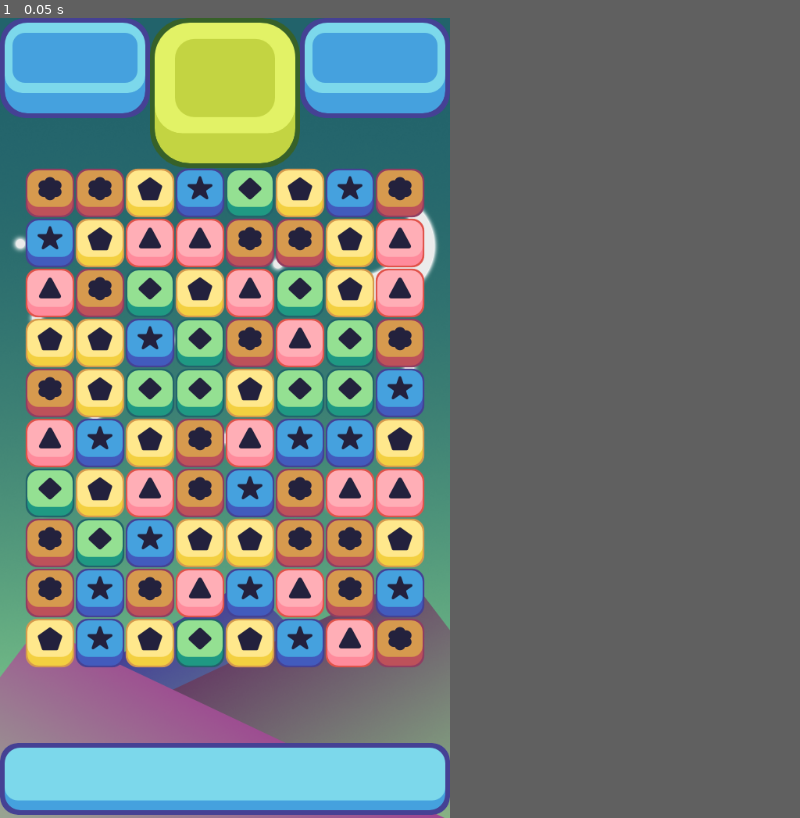
Above: before the commit, frame 1.
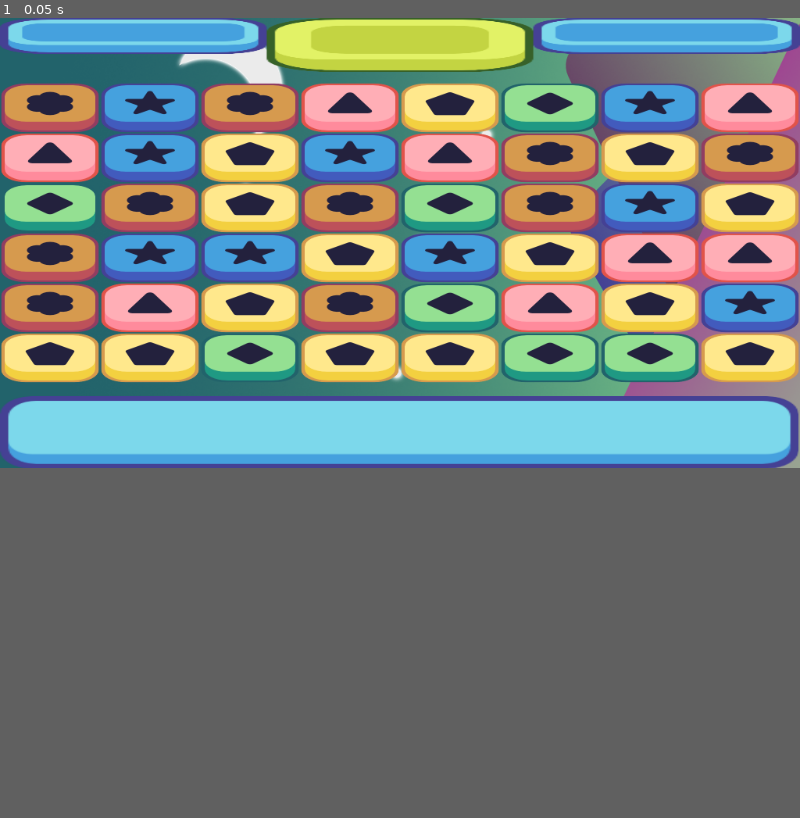
Above: after the commit, the same moment.

Repository: koljapluemer/beword-d
Game: Godot game, scene res://scenes/game_window.tscn
The game is run twice, just before and just after one commit, with the same random seed, the same clock (stepped at 60 frames per second) and the same inputs.
Inputs:
- Up to frame 1 (0.05 s): no input
In our replay, the window is 450x800 before the commit and 800x450 after it. These sizes can differ from the game's own. Grey fills any space a smaller window leaves; there, only what the larger window draws over its background counts as a difference.

The runs differ from the first frame. In frame 1, 72% of the frame differs, in the area x 0-100%, y 0-100%.

Commit message:
make wide cells

Diff:
--- a/project.godot
+++ b/project.godot
@@ -17,8 +17,8 @@
 
 [display]
 
-window/size/viewport_width=576
-window/size/viewport_height=1024
+window/size/viewport_width=1024
+window/size/viewport_height=576
 window/stretch/aspect="keep_width"
 
 [dotnet]
--- a/scenes/game_window.tscn
+++ b/scenes/game_window.tscn
@@ -8,30 +8,39 @@
 [node name="game_window" type="Node2D"]
 
 [node name="bg" type="TextureRect" parent="."]
-offset_right = 40.0
-offset_bottom = 40.0
+offset_top = 576.0
+offset_right = 576.0
+offset_bottom = 1600.0
+rotation = -1.5708
 texture = ExtResource("1_h5scs")
 
 [node name="top_ui" type="TextureRect" parent="."]
-offset_right = 40.0
-offset_bottom = 40.0
+offset_right = 1024.0
+offset_bottom = 192.0
+scale = Vector2(1, 0.359999)
 texture = ExtResource("2_a3x6s")
 
 [node name="bottom_ui" type="TextureRect" parent="."]
-offset_top = 928.0
+anchors_preset = 2
+anchor_top = 1.0
+anchor_bottom = 1.0
+offset_top = 484.0
 offset_right = 576.0
-offset_bottom = 1020.0
+offset_bottom = 576.0
+grow_vertical = 0
+scale = Vector2(1.775, 1.009)
 size_flags_horizontal = 10
 texture = ExtResource("3_ih2vn")
 
 [node name="grid" type="Node2D" parent="."]
 script = ExtResource("4_3cfgc")
 width = 8
-height = 10
+height = 6
 x_start = 64
-y_start = 800
-offset = 64
-y_offset = 3
+y_start = 435
+x_offset = 128
+y_offset = 64
+drop_offset = 3
 
 [node name="destroy_timer" type="Timer" parent="."]
 wait_time = 0.5
--- a/scenes/piece.tscn
+++ b/scenes/piece.tscn
@@ -6,4 +6,4 @@
 script = ExtResource("1_h4d8a")
 
 [node name="Sprite2D" type="Sprite2D" parent="."]
-scale = Vector2(0.5, 0.5)
+scale = Vector2(1, 0.5)
--- a/scripts/grid.gd
+++ b/scripts/grid.gd
@@ -10,9 +10,10 @@
 @export var height: int;
 @export var x_start: int;
 @export var y_start: int;
-@export var offset: int;
-
+@export var x_offset: int;
 @export var y_offset: int;
+
+@export var drop_offset: int;
 
 # Pieces we can spawn
 var possible_pieces = [
@@ -92,6 +93,12 @@
 		second_piece.move(first_pos);
 		find_matches();
 
+func swap_back():
+	# swap pieces back that are not a match
+	state = move
+	pass
+
+
 func touch_difference(grid_1, grid_2):
 	var difference = grid_2 - grid_1;
 	if abs(difference.x) > abs(difference.y):
@@ -108,13 +115,13 @@
 # Helper Functions
 
 func grid_to_pixel(col, row):
-	var x = x_start + col * offset;
-	var y = y_start + row * - offset;
+	var x = x_start + col * x_offset;
+	var y = y_start + row * - y_offset;
 	return Vector2(x, y);
 
 func pixel_to_grid(x, y):
-	var col = round((x - x_start) / offset);
-	var row = round((y - y_start) / - offset);
+	var col = round((x - x_start) / x_offset);
+	var row = round((y - y_start) / - y_offset);
 	return Vector2(col, row);
 
 func is_within_grid(col, row):
@@ -235,7 +242,7 @@
 			if all_pieces[i][j] == null:
 				var piece = possible_pieces[randi() % possible_pieces.size()].instantiate();
 				add_child(piece);
-				piece.position = grid_to_pixel(i, j + y_offset);
+				piece.position = grid_to_pixel(i, j + drop_offset);
 				piece.move(grid_to_pixel(i, j));
 				all_pieces[i][j] = piece;
 	# get_parent().get_node("destroy_timer").start();
